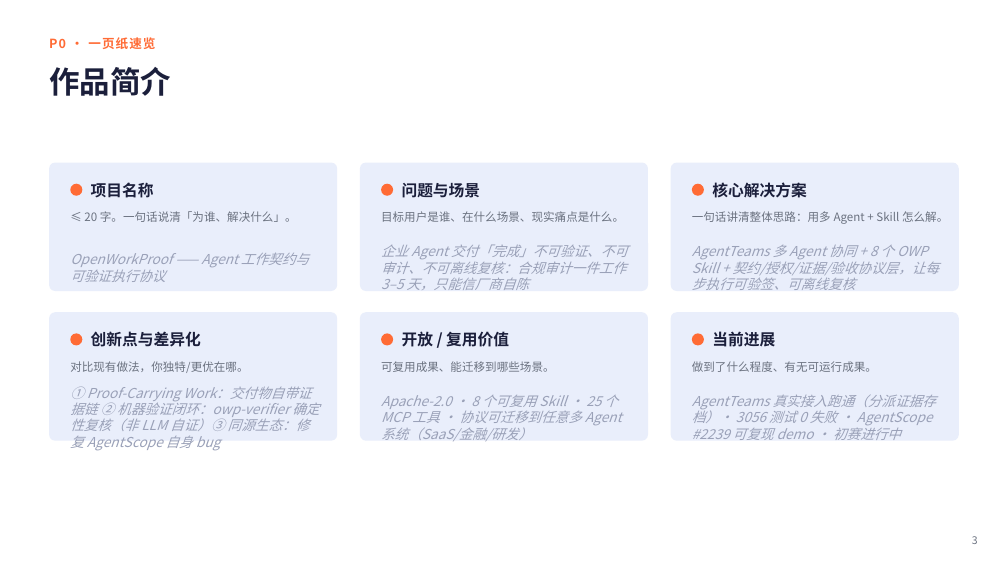
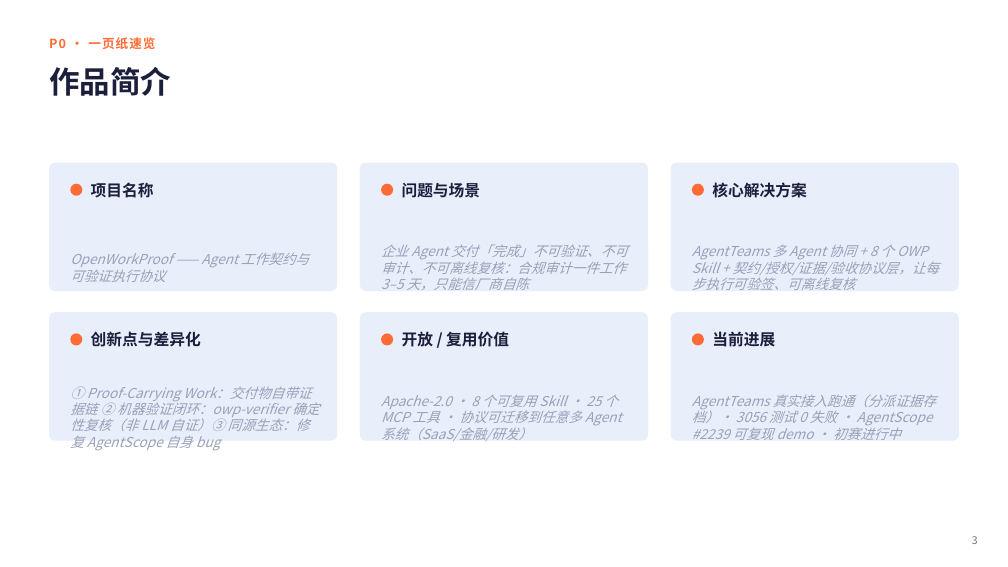
Before and after one commit to dengyier/OpenWorkProof, a slide deck: slide 2 of docs/competition/OpenWorkProof参赛方案/OpenWorkProof初赛方案-官方模板.pptx. Drawn at 1008x567 pixels with LibreOffice and Linux fonts; fonts in the diff are those of the drawing. Boxes give left, top, right and bottom in pixels: in the first picture for what was removed or moved away, otherwise in the second. Text is boxed around its words. In the diff, an @@ line names an element or a change of style, - is before the commit and + after.

```diff
--- a/docs/competition/OpenWorkProof参赛方案/OpenWorkProof初赛方案-官方模板.pptx
+++ b/docs/competition/OpenWorkProof参赛方案/OpenWorkProof初赛方案-官方模板.pptx
@@ text removed at bbox=[84, 211, 297, 222] @@
-≤ 20 字。一句话说清「为谁、解决什么」。
@@ text removed at bbox=[381, 211, 624, 222] @@
-目标用户是谁、在什么场景、现实痛点是什么。
@@ text removed at bbox=[692, 211, 948, 224] @@
-一句话讲清整体思路：用多 Agent + Skill 怎么解。
@@ text removed at bbox=[70, 361, 248, 373] @@
-对比现有做法，你独特/更优在哪。
@@ text removed at bbox=[381, 361, 555, 372] @@
-可复用成果、能迁移到哪些场景。
@@ text removed at bbox=[692, 361, 877, 372] @@
-做到了什么程度、有无可运行成果。
```
Also in this commit, not shown: 2 other slides changed.
